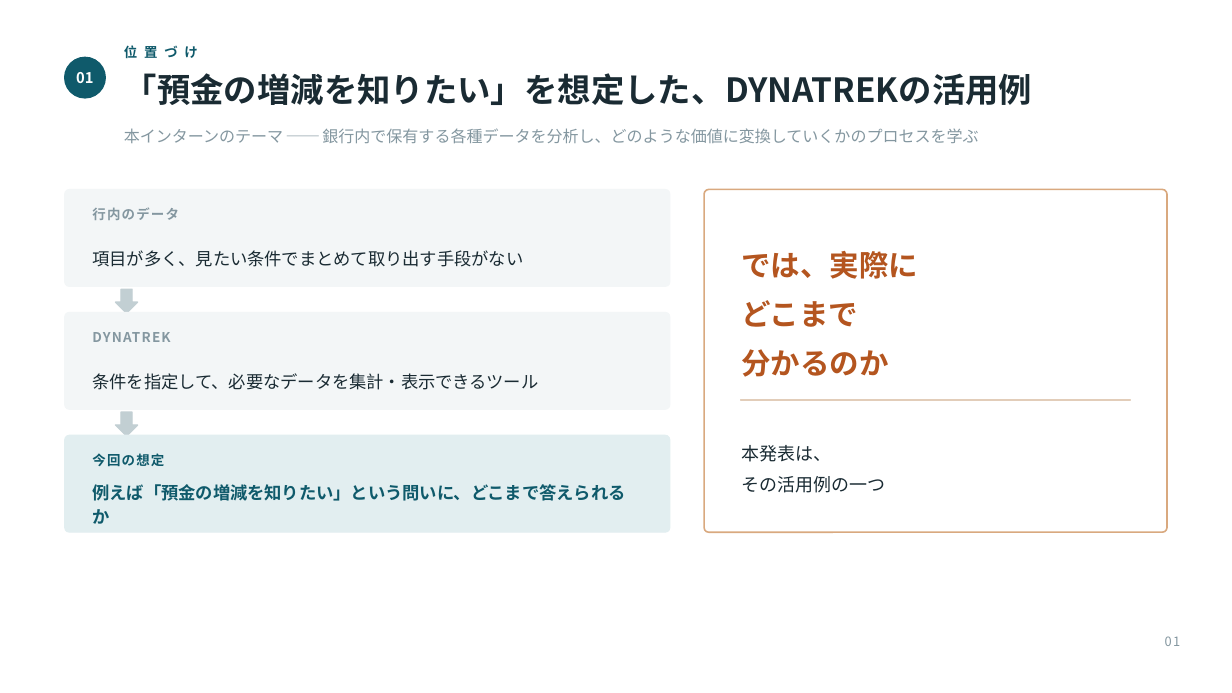
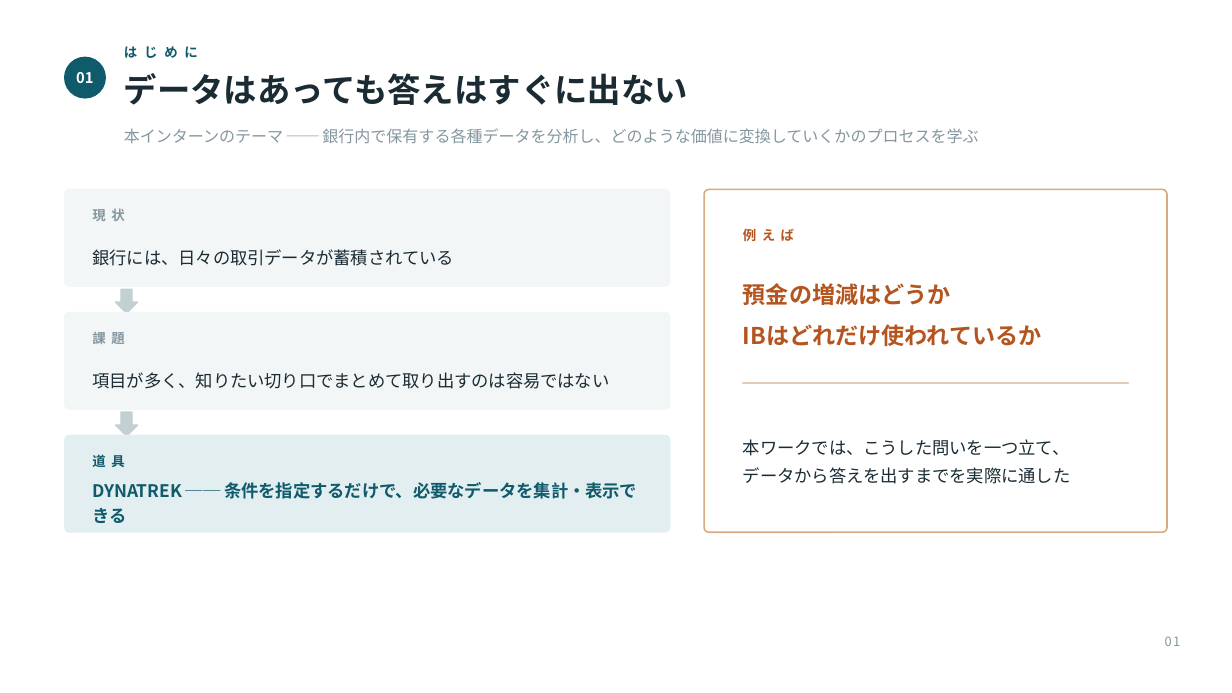
Before and after one commit to takumi66666/my-website, a slide deck: slide 1 of presentation/DYNATREK_成果発表.pptx. Drawn at 1232x693 pixels with LibreOffice and Linux fonts; fonts in the diff are those of the drawing. Boxes give left, top, right and bottom in pixels: in the first picture for what was removed or moved away, otherwise in the second. Text is boxed around its words. In the diff, an @@ line names an element or a change of style, - is before the commit and + after.

```diff
--- a/presentation/DYNATREK_成果発表.pptx
+++ b/presentation/DYNATREK_成果発表.pptx
@@ text at (124,46,197,58): text changed @@
-位 置 づ け
+は じ め に
@@ text at (124,73,688,105): text changed @@
-「預金の増減を知りたい」を想定した、DYNATREKの活用例
+データはあっても答えはすぐに出ない
@@ text at (92,208,124,221): text changed @@
-行内のデータ
+現 状
@@ text at (743,226,794,244): text changed; size 23 to 10.5 pt @@
-では、実際に
-どこまで
-分かるのか
+例 え ば
@@ text at (92,249,453,266): text changed @@
-項目が多く、見たい条件でまとめて取り出す手段がない
+銀行には、日々の取引データが蓄積されている
@@ text added at (743,283,1042,346), 18 pt, text #B4551F, bold @@
+預金の増減はどうか
+IBはどれだけ使われているか
@@ text at (92,329,124,347): text changed @@
-DYNATREK
+課 題
@@ text at (92,372,609,389): text changed @@
-条件を指定して、必要なデータを集計・表示できるツール
+項目が多く、知りたい切り口でまとめて取り出すのは容易ではない
@@ rectangle: place and size @@
-rectangle at (741,399,1130,400)
+rectangle at (743,383,1128,384)
@@ text at (743,439,1071,484): text changed; size 14 to 13.5 pt @@
-本発表は、
-その活用例の一つ
+本ワークでは、こうした問いを一つ立て、
+データから答えを出すまでを実際に通した
@@ text at (92,452,124,470): text changed @@
-今回の想定
+道 具
@@ text at (92,482,637,523): text changed @@
-例えば「預金の増減を知りたい」という問いに、どこまで答えられるか
+DYNATREK ── 条件を指定するだけで、必要なデータを集計・表示できる
```
Also in this commit, not shown: 7 other slides changed, 1 other file.
